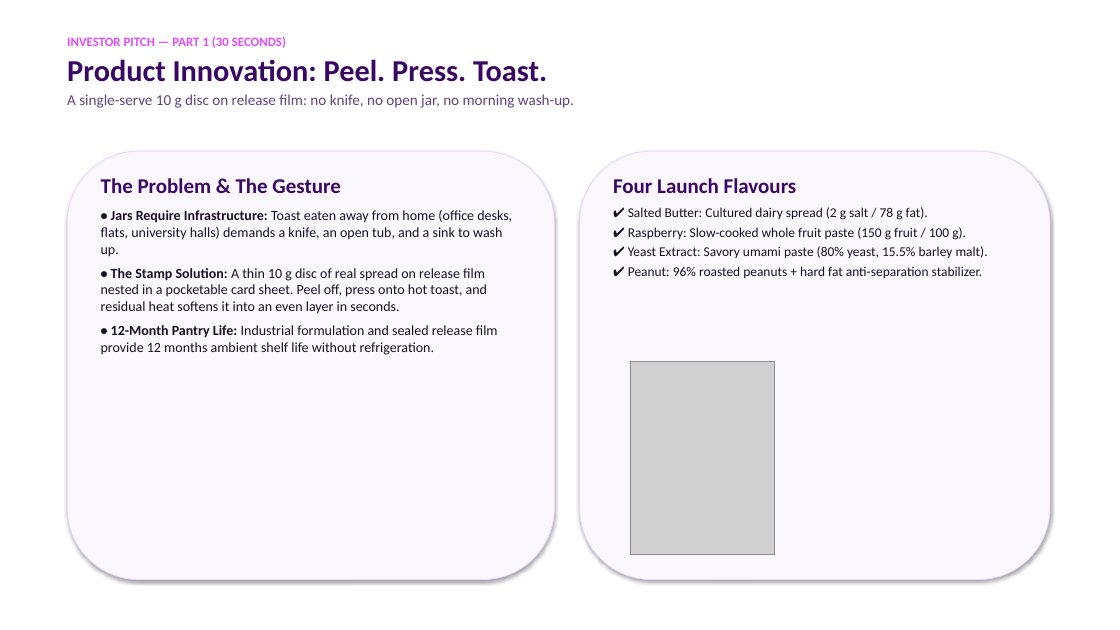
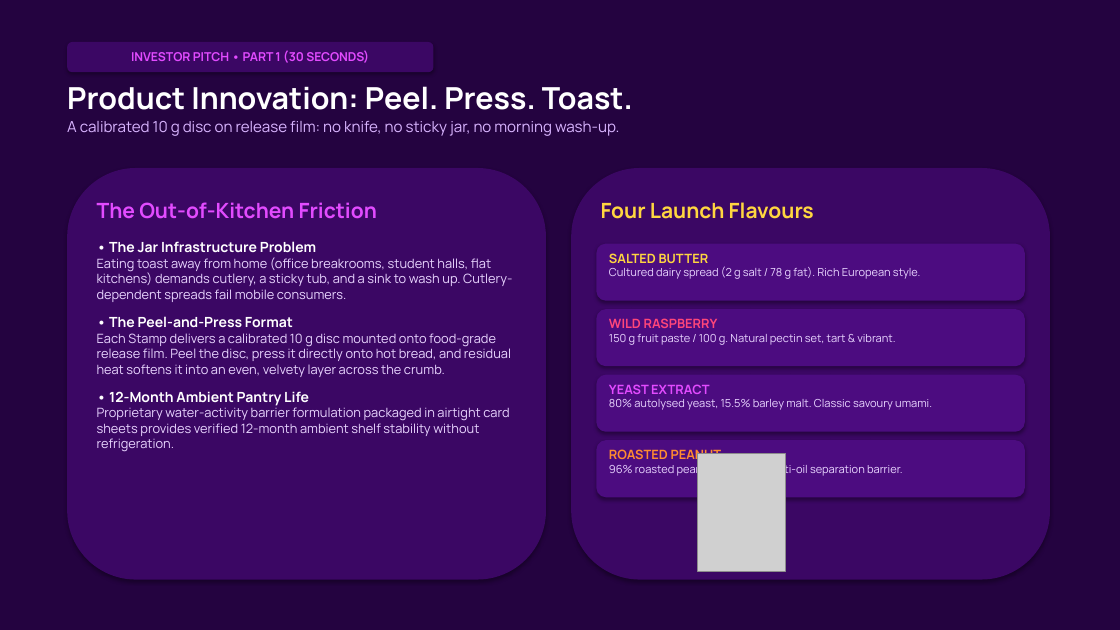
Before and after one commit to JacobCrume/stamp-spreads, a slide deck: slide 2 of presentation/Stamp-pitch.pptx. Drawn at 1120x630 pixels with LibreOffice and Linux fonts; fonts in the diff are those of the drawing; grey boxes stand for pictures. Boxes give left, top, right and bottom in pixels: in the first picture for what was removed or moved away, otherwise in the second. Text is boxed around its words. In the diff, an @@ line names an element or a change of style, - is before the commit and + after.

Commit message:
Redesign slide deck with flat, shadowless, bold Stamp website theme

```diff
--- a/presentation/Stamp-pitch.pptx
+++ b/presentation/Stamp-pitch.pptx
@@ rectangle added at (0,0,1120,630), fill #240340 @@
@@ text at (67,36,286,48): paragraph removed @@
-INVESTOR PITCH — PART 1 (30 SECONDS)
@@ rounded rectangle added at (67,42,434,72), fill #3B0764, 10.5 pt, text #E24BFF, bold @@
+INVESTOR PITCH • PART 1 (30 SECONDS)
@@ text at (67,86,633,110): font Calibri to Manrope, text colour #3B0764 to #FFFFFF in "Product Innovation: Peel. Press. Toast." @@
@@ text "Product Innovation: Peel. Press. Toast.": place and size @@
-text "Product Innovation: Peel. Press. Toast." at (67,36,574,108)
+text "Product Innovation: Peel. Press. Toast." at (67,86,633,136)
@@ text at (67,121,619,136): text changed; font Calibri to Manrope; text colour #634380 to #D8B4FE @@
-A single-serve 10 g disc on release film: no knife, no open jar, no morning wash-up.
+A calibrated 10 g disc on release film: no knife, no sticky jar, no morning wash-up.
@@ rounded rectangle: place and size @@
-rounded rectangle at (580,151,1050,580)
+rounded rectangle at (67,168,546,580)
@@ rounded rectangle at (67,168,546,580): fill #FBF7FF to #3B0764; outline #EBD4FF 0.75 pt to none @@
@@ rounded rectangle removed at (67,151,555,580) @@
@@ rounded rectangle added at (571,168,1050,580), fill #3B0764 @@
@@ text at (97,202,512,452): text changed; size 12 to 11 pt; font Calibri to Manrope; text colour #1A1024 to #E9D5FF @@
-The Problem & The Gesture
-• Jars Require Infrastructure: Toast eaten away from home (office desks, flats, university halls) demands a knife, an open tub, and a sink to wash up.
-• The Stamp Solution: A thin 10 g disc of real spread on release film nested in a pocketable card sheet. Peel off, press onto hot toast, and residual heat softens it into an even layer in seconds.
-• 12-Month Pantry Life: Industrial formulation and sealed release film provide 12 months ambient shelf life without refrigeration.
+The Out-of-Kitchen Friction
+• The Jar Infrastructure Problem
+Eating toast away from home (office breakrooms, student halls, flat kitchens) demands cutlery, a sticky tub, and a sink to wash up. Cutlery-dependent spreads fail mobile consumers.
+• The Peel-and-Press Format
+Each Stamp delivers a calibrated 10 g disc mounted onto food-grade release film. Peel the disc, press it directly onto hot bread, and residual heat softens it into an even, velvety layer across the crumb.
+• 12-Month Ambient Pantry Life
+Proprietary water-activity barrier formulation packaged in airtight card sheets provides verified 12-month ambient shelf stability without refrigeration.
@@ text added at (601,202,814,219), 18 pt, text #FFD640, bold @@
+Four Launch Flavours
@@ rounded rectangle added at (597,244,1025,301), fill #4C0C80 @@
@@ text at (609,253,921,279): text changed; size 11.5 to 9.5 pt; font Calibri to Manrope; text colour #1A1024 to #E9D5FF @@
-Four Launch Flavours
-✔ Salted Butter: Cultured dairy spread (2 g salt / 78 g fat).
-✔ Raspberry: Slow-cooked whole fruit paste (150 g fruit / 100 g).
-✔ Yeast Extract: Savory umami paste (80% yeast, 15.5% barley malt).
-✔ Peanut: 96% roasted peanuts + hard fat anti-separation stabilizer.
+SALTED BUTTER
+Cultured dairy spread (2 g salt / 78 g fat). Rich European style.
@@ rounded rectangle added at (597,309,1025,366), fill #4C0C80 @@
@@ text added at (609,318,895,345), 9.5 pt, text #E9D5FF @@
+WILD RASPBERRY
+150 g fruit paste / 100 g. Natural pectin set, tart & vibrant.
@@ rounded rectangle added at (597,375,1025,432), fill #4C0C80 @@
@@ text added at (609,384,932,410), 9.5 pt, text #E9D5FF @@
+YEAST EXTRACT
+80% autolysed yeast, 15.5% barley malt. Classic savoury umami.
@@ rounded rectangle added at (597,440,1025,497), fill #4C0C80 @@
@@ text added at (609,447,903,477), 9.5 pt, text #E9D5FF @@
+ROASTED PEANUT
+96% roasted peanuts + hard fat anti-oil separation barrier.
@@ picture: place and size @@
-picture at (630,361,776,555)
+picture at (697,454,786,571)
```
Also in this commit, not shown: 4 other slides changed, 1 other file.
